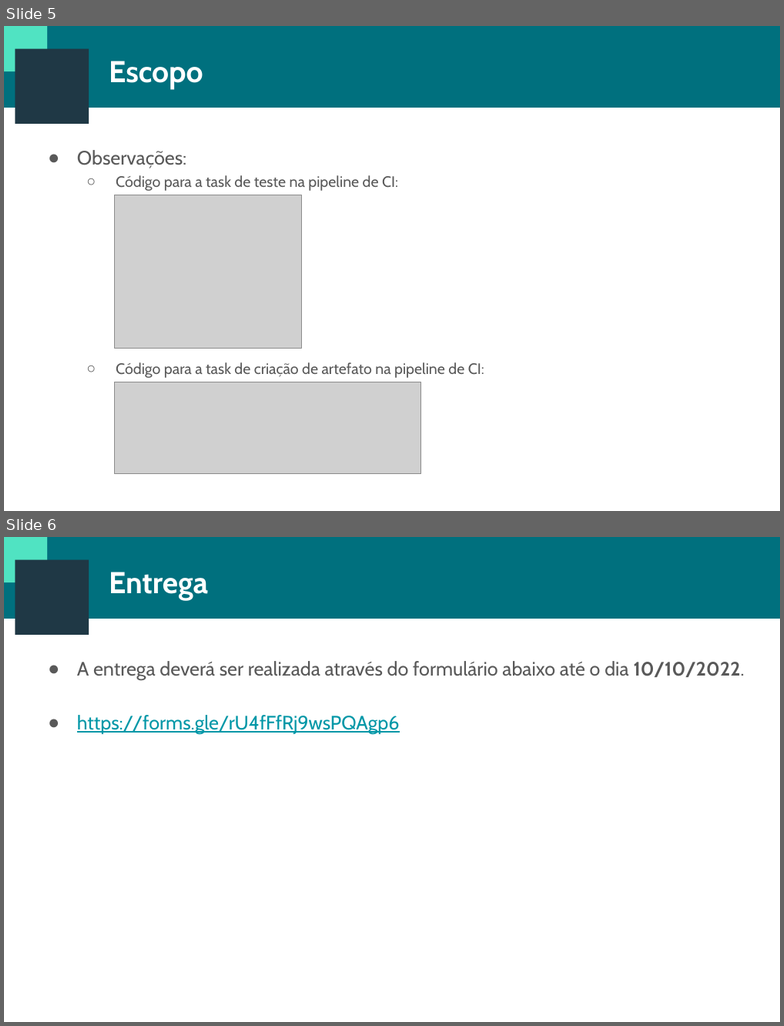
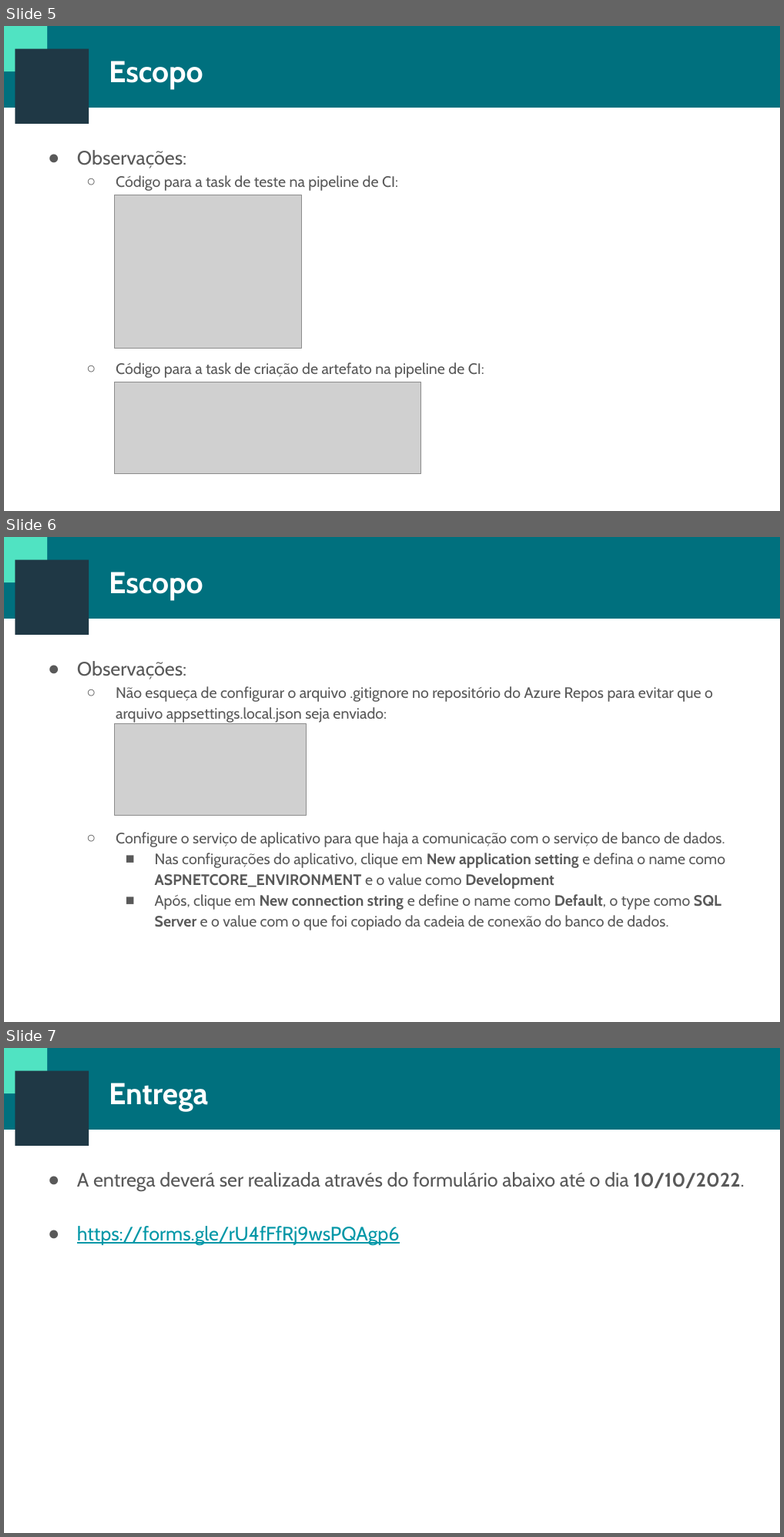
Before and after one commit to cteds/introducao_devops_primeiro_oferecimento, a slide deck: avaliacao/escopo.pptx. Shown one above the other, each under a label of ours: slides 5 and 6 before the commit, slides 5, 6 and 7 after it. The pictures are 784x1026 and 784x1537 pixels, drawn with LibreOffice and Linux fonts; fonts in the diff are those of the drawing; grey boxes stand for pictures; background and template pictures are left out. Boxes give left, top, right and bottom in pixels: in the first picture for what was removed or moved away, otherwise in the second. Text is boxed around its words. In the diff, an @@ line names an element or a change of style, - is before the commit and + after.

Commit message:
atualiza escopo

```diff
--- a/avaliacao/escopo.pptx
+++ b/avaliacao/escopo.pptx
@@ slide 6 added at [4,537,780,1022], background #FFFFFF; not listed: 3 template elements that a slide beside it also shows @@
@@ title added at [109,572,203,601], 28 pt, text #FFFFFF, bold @@
+Escopo
@@ text added at [77,661,726,930], 14 pt, text #595959 @@
+● Observações:
+  ○ Não esqueça de configurar o arquivo .gitignore no repositório do Azure Repos para evitar que o arquivo appsettings.local.json seja enviado:
+  ○ Configure o serviço de aplicativo para que haja a comunicação com o serviço de banco de dados.
+    ■ Nas configurações do aplicativo, clique em New application setting e defina o name como ASPNETCORE_ENVIRONMENT e o value como Development
+    ■ Após, clique em New connection string e define o name como Default, o type como SQL Server e o value com o que foi copiado da cadeia de conexão do banco de dados.
@@ picture added at [114,724,306,816] @@
@@ what was slide 6 is now slide 7 @@
```
Also in this commit, not shown: 1 other file.
